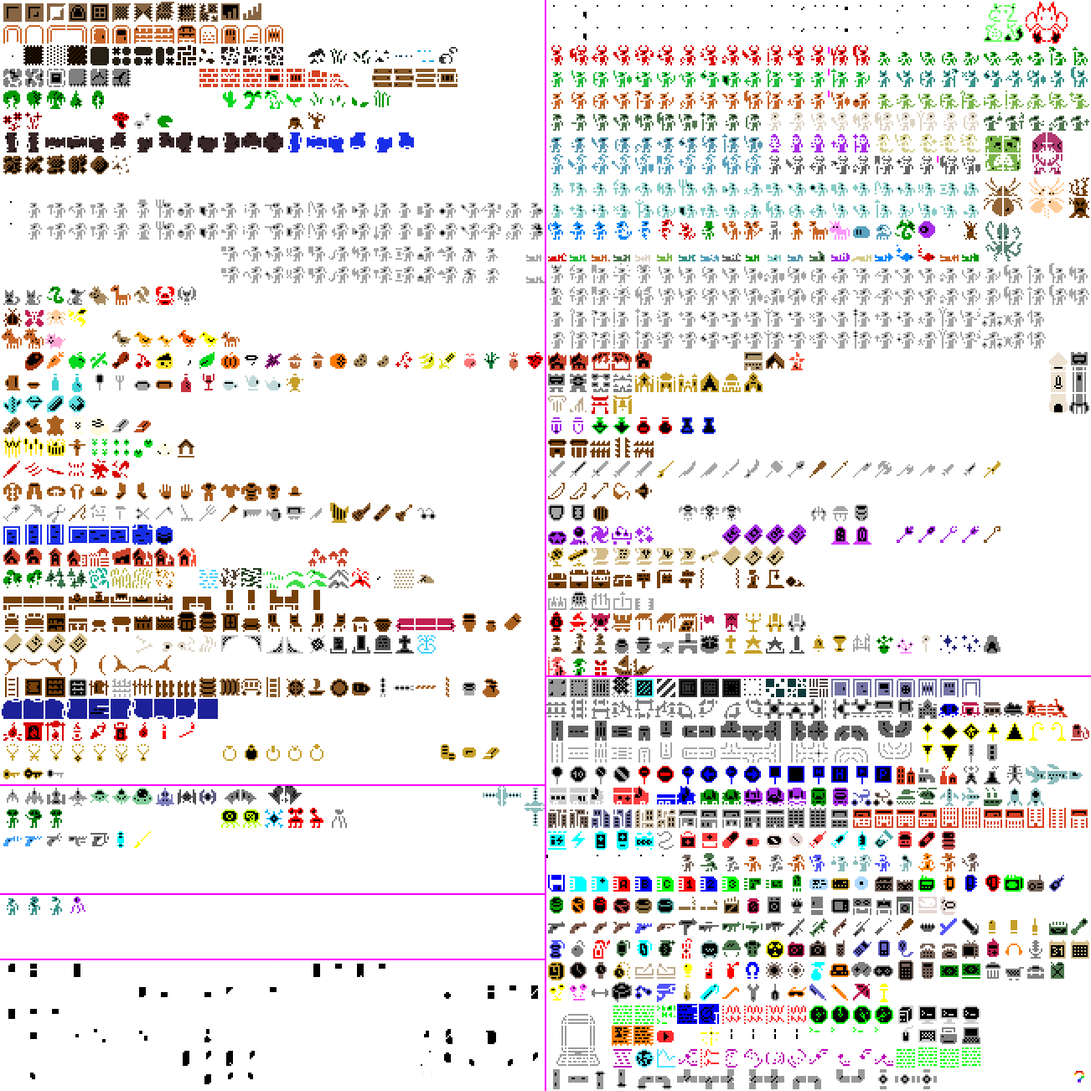
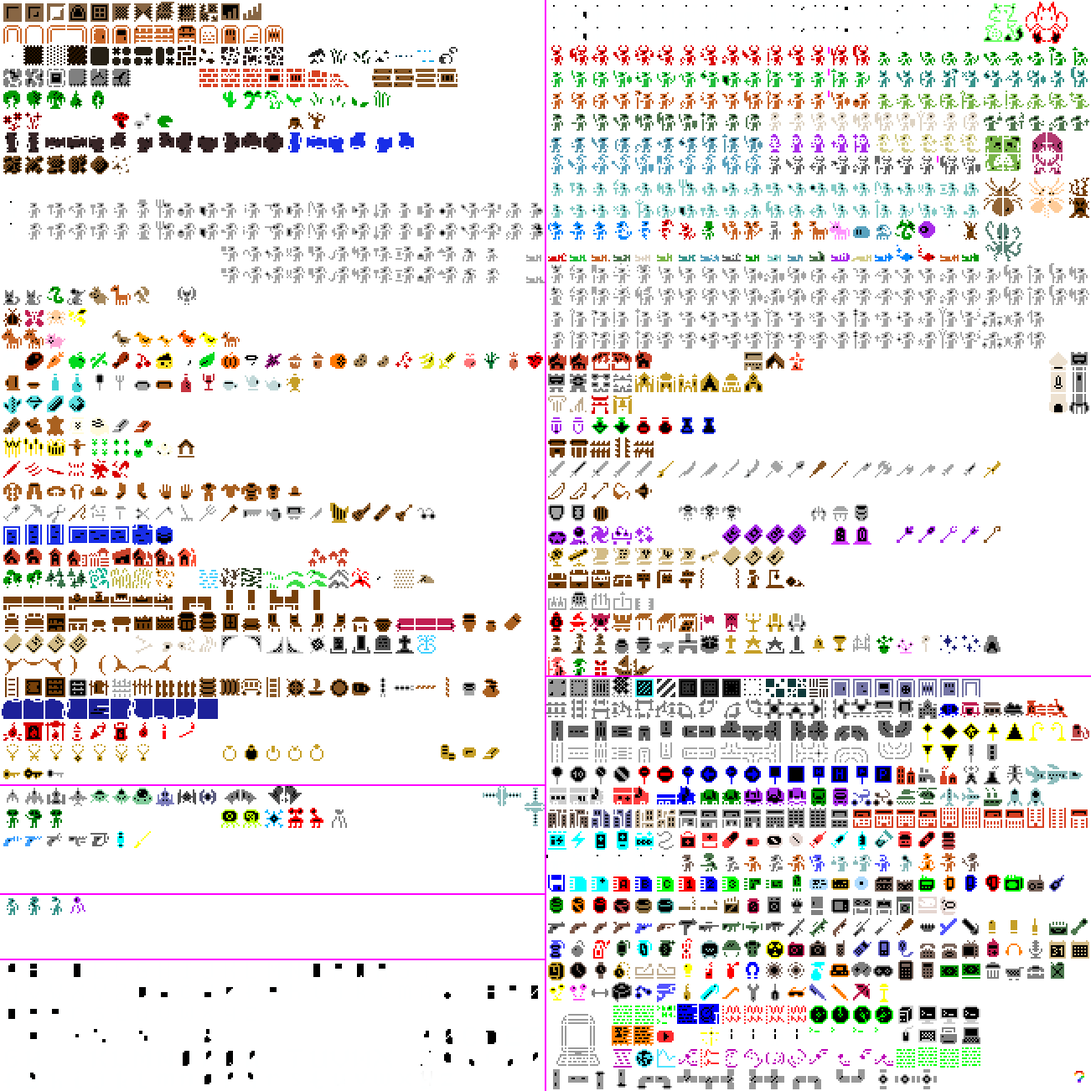
Revision of a layered 1091x1091 image; what changed, layer by layer:
painted on "urizen_tiles.png" over [155, 286, 175, 306]
